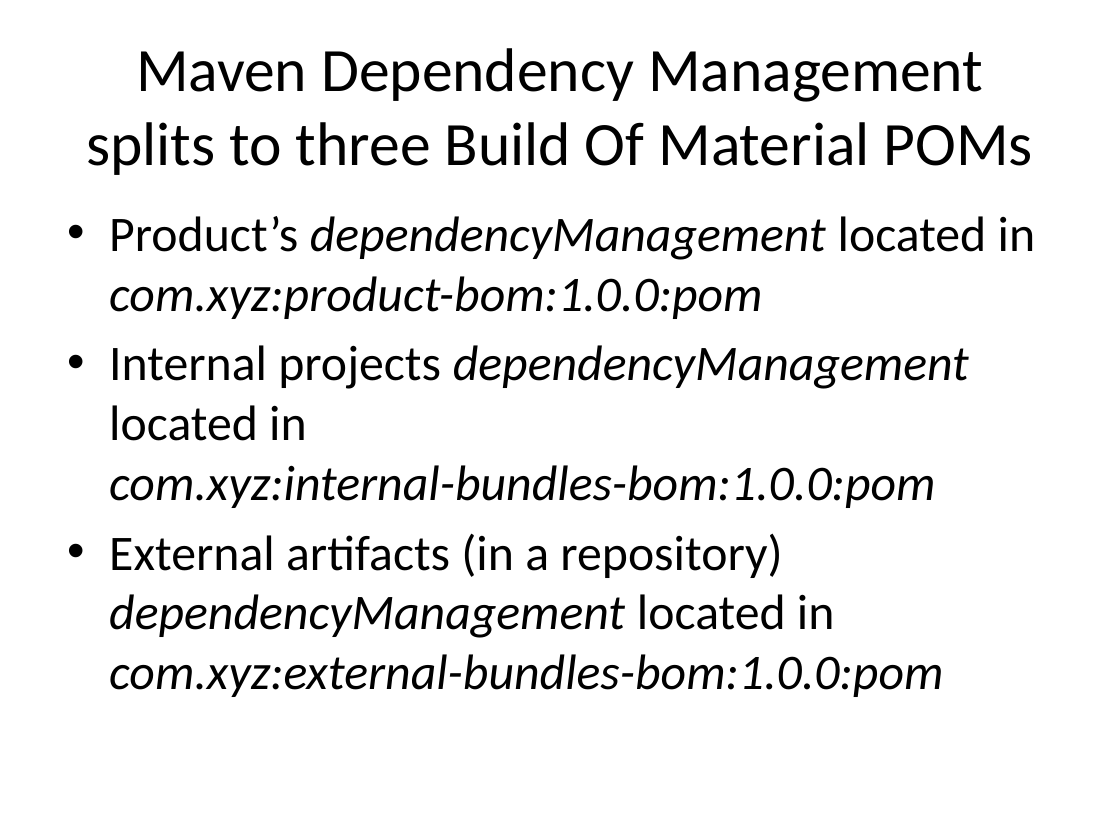
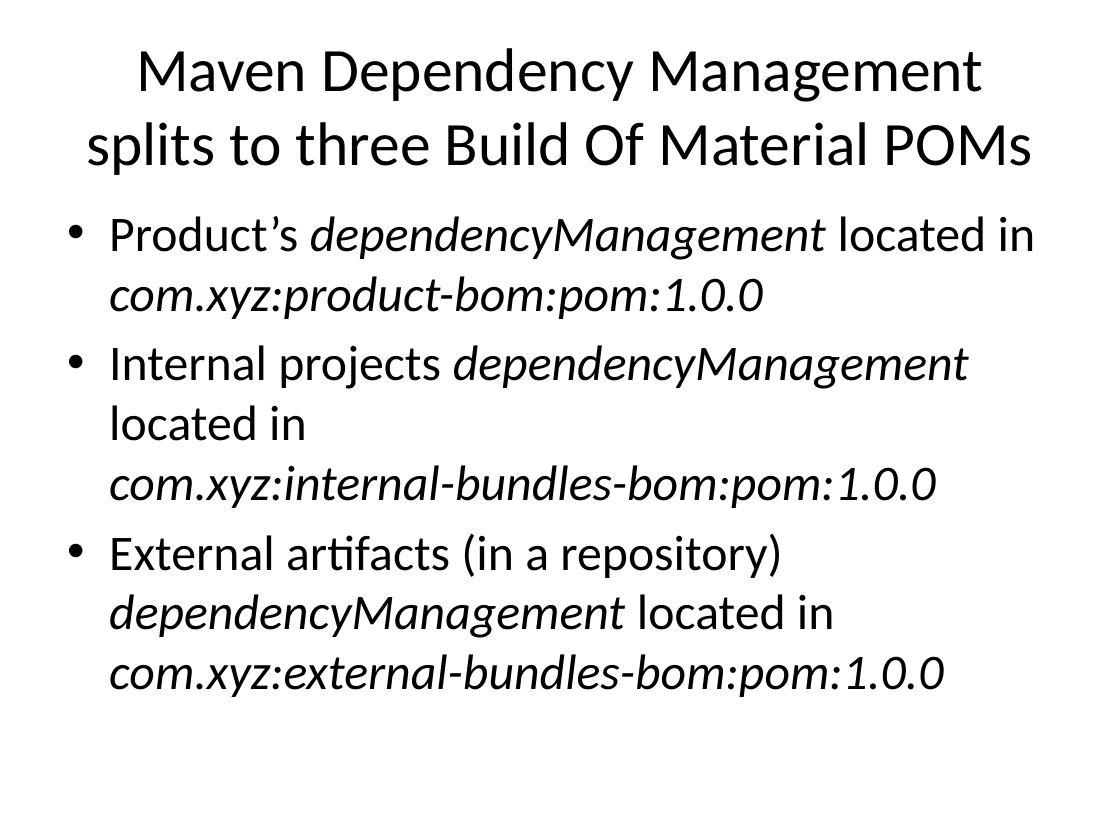
Before and after one commit to jonasalfthan/maven, a slide deck: slide 5 of architecture/modularity/modularity.pptx. Drawn at 1120x840 pixels with LibreOffice and Linux fonts; fonts in the diff are those of the drawing. Boxes give left, top, right and bottom in pixels: in the first picture for what was removed or moved away, otherwise in the second. Text is boxed around its words. In the diff, an @@ line names an element or a change of style, - is before the commit and + after.

```diff
--- a/architecture/modularity/modularity.pptx
+++ b/architecture/modularity/modularity.pptx
@@ text at [109, 216, 1036, 697]: text changed @@
-• Product’s dependencyManagement located in
-  com.xyz:product-bom:1.0.0:pom
-• Internal projects dependencyManagement
-  located in
-  com.xyz:internal-bundles-bom:1.0.0:pom
-• External artifacts (in a repository)
-  dependencyManagement located in
-  com.xyz:external-bundles-bom:1.0.0:pom
+• Product’s dependencyManagement located in
+  com.xyz:product-bom:pom:1.0.0
+• Internal projects dependencyManagement
+  located in
+  com.xyz:internal-bundles-bom:pom:1.0.0
+• External artifacts (in a repository)
+  dependencyManagement located in
+  com.xyz:external-bundles-bom:pom:1.0.0
```
Also in this commit, not shown: 5 other slides changed, 16 other files.
